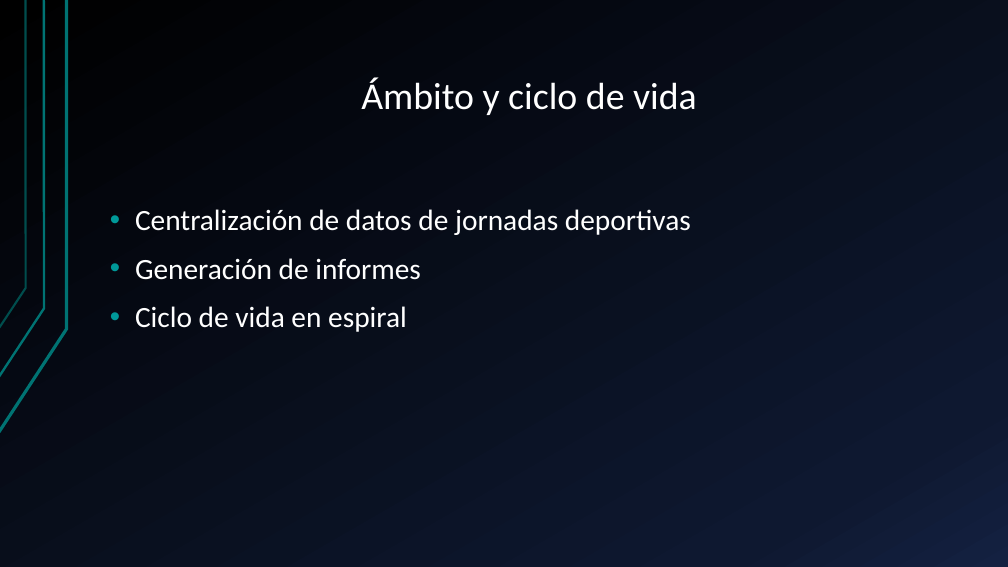
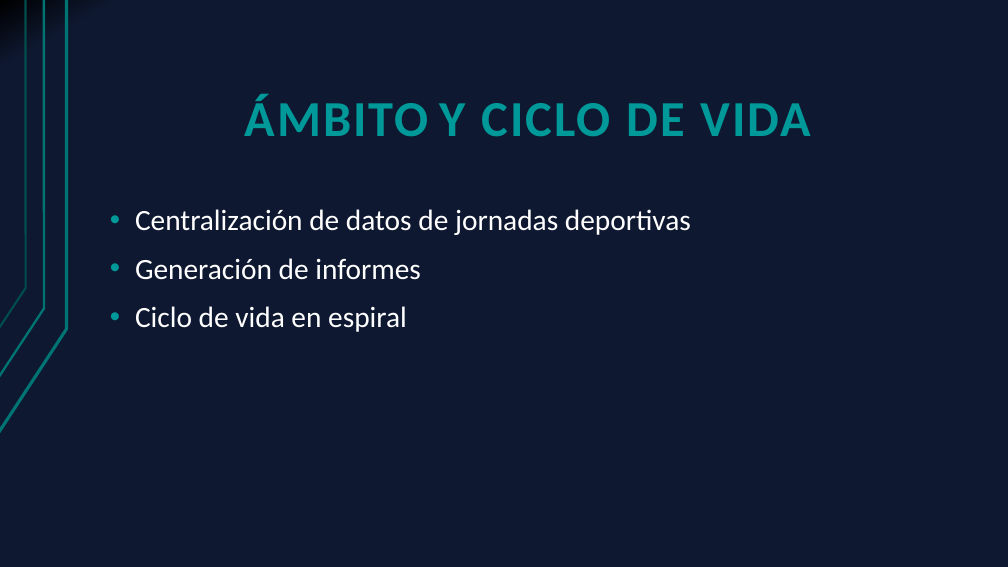
Before and after one commit to Cristoto/FederacionInformes, a slide deck: slide 4 of doc/Presentación/Generador de informes RFESS.pptx. Drawn at 1008x567 pixels with LibreOffice and Linux fonts; fonts in the diff are those of the drawing. Boxes give left, top, right and bottom in pixels: in the first picture for what was removed or moved away, otherwise in the second. Text is boxed around its words. In the diff, an @@ line names an element or a change of style, - is before the commit and + after.

```diff
--- a/doc/Presentación/Generador de informes RFESS.pptx
+++ b/doc/Presentación/Generador de informes RFESS.pptx
@@ background gradient #000000 to #0F1931 to #142242 to gradient #000000 to #0F1931 @@
@@ title at [244,95,810,137]: text changed; size 36 to 48 pt; text colour #FFFFFF to #009999; bold on @@
-Ámbito y ciclo de vida
+ÁMBITO Y CICLO DE VIDA
```
Also in this commit, not shown: 13 other slides changed, 3 slides added.
